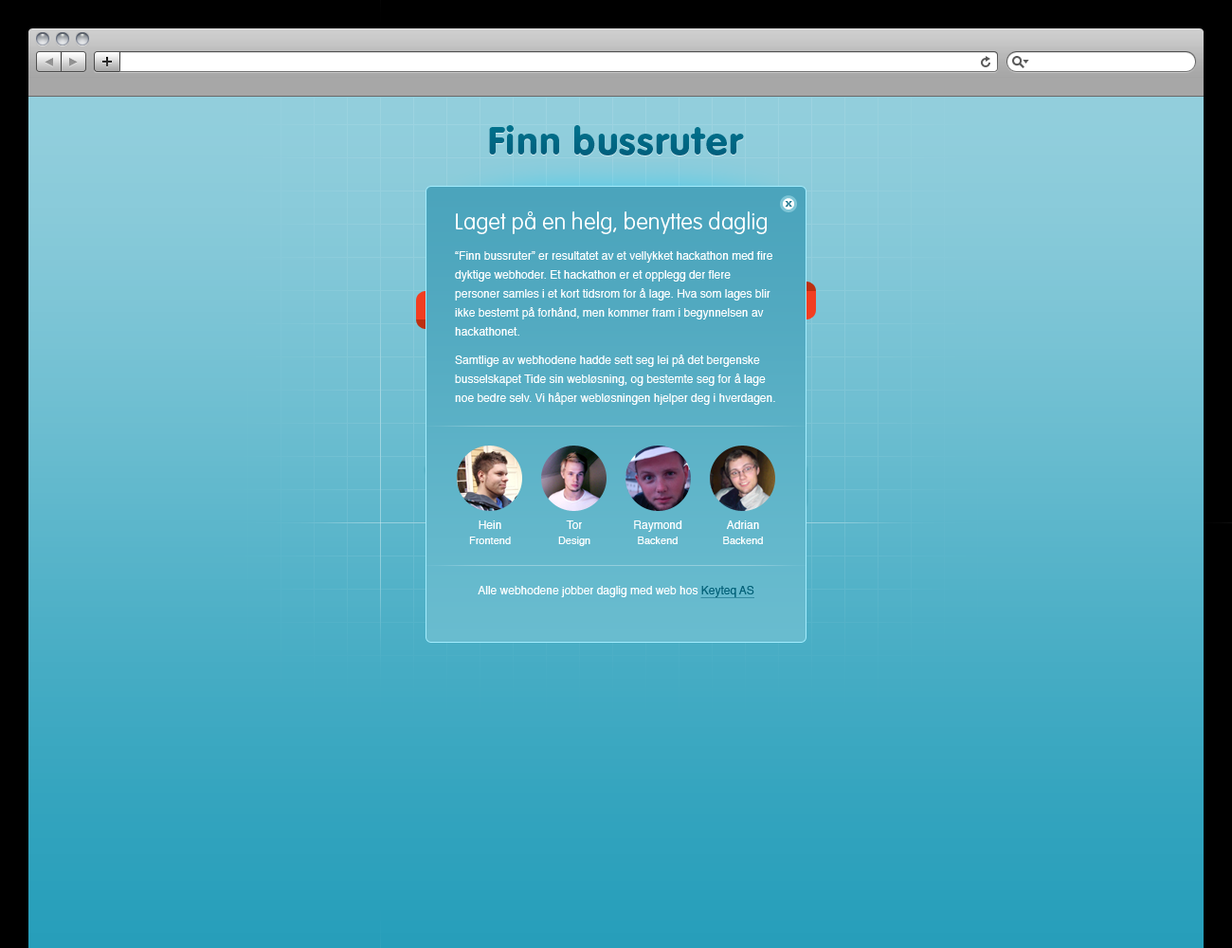
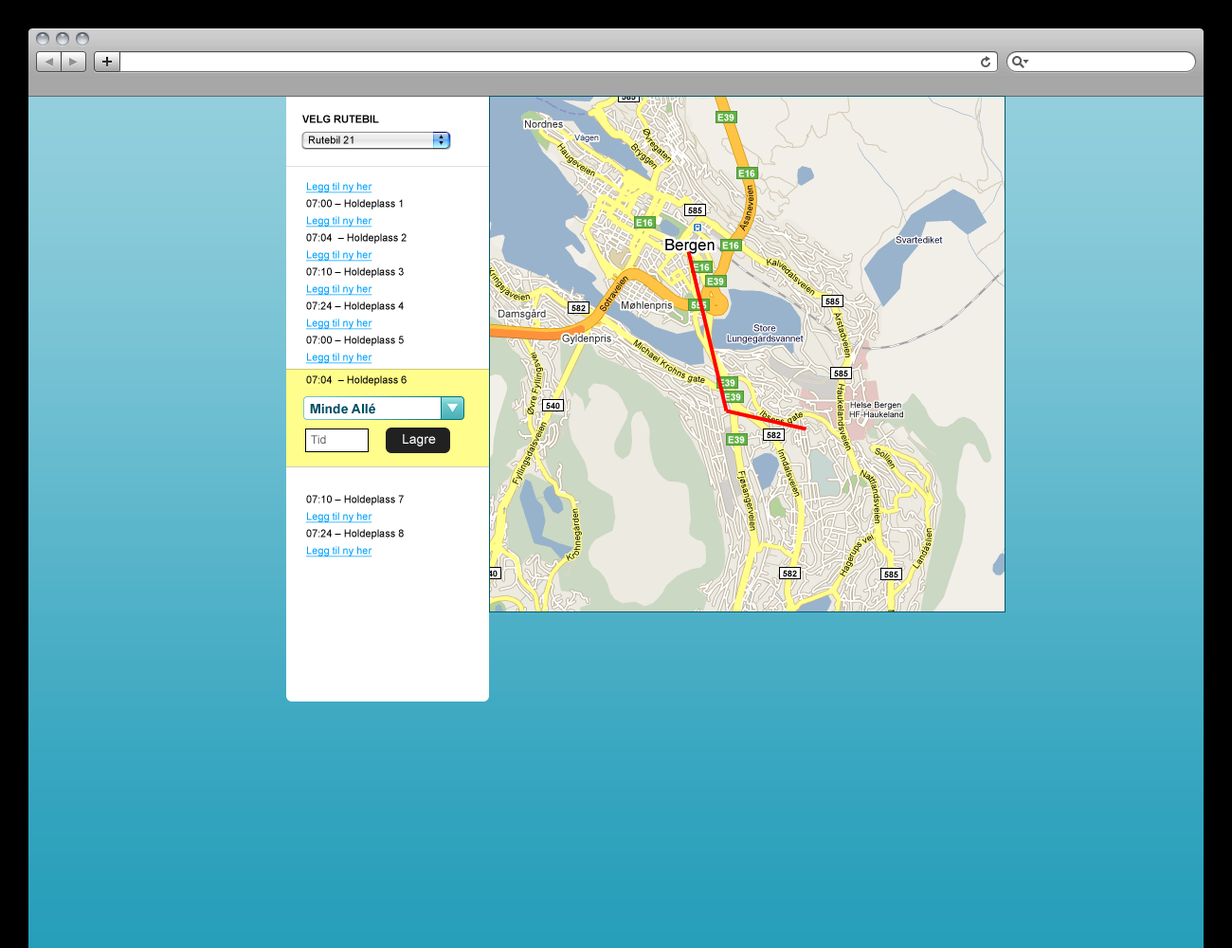
Layers edited between the first and the second 1232 × 948 image:
added group "Plotte inn ruter" with 19 layers above "Finn ruter" over (x1=286, y1=95, x2=1006, y2=702)
added layer "Legg til ny her 07:00 – Holdeplass 1 Legg til ny her 07:04 – H" in group "Plotte inn ruter" over (x1=306, y1=181, x2=407, y2=558)
added group "Ny" with 10 layers in group "Plotte inn ruter" over (x1=286, y1=368, x2=490, y2=467)
added group "Fra…" (1st of 2, in "Plotte inn ruter" › "Ny") with 4 layers in group "Ny" over (x1=303, y1=396, x2=465, y2=420)
added layer "Shape 8" (2nd of 6, in "Plotte inn ruter" › "Ny" › "Fra…") in group "Fra…" over (x1=303, y1=396, x2=451, y2=420)
added layer "Shape 20" in group "Ny" over (x1=385, y1=427, x2=451, y2=454)
added layer "Layer 22" in group "Ny" over (x1=286, y1=368, x2=490, y2=467)
added group "Pulldown" with 3 layers in group "Plotte inn ruter" over (x1=300, y1=114, x2=453, y2=151)
added layer "Pulldown Artwork" in group "Pulldown" over (x1=300, y1=130, x2=453, y2=151)
added layer "Layer 20" in group "Plotte inn ruter" over (x1=286, y1=96, x2=490, y2=702)
added layer "Layer 17" in group "Plotte inn ruter" over (x1=489, y1=95, x2=1006, y2=613)
hid group "Om Prosjektet" (24 layers), moved it into group "Finn ruter" over (x1=425, y1=185, x2=807, y2=643)
moved "To-Do" into group "Finn ruter" over (x1=836, y1=244, x2=1232, y2=665)
moved "Kontrollere" into group "Finn ruter" over (x1=442, y1=205, x2=788, y2=372)
moved "View" into group "Finn ruter" over (x1=416, y1=281, x2=817, y2=506)
moved "Finn bussruter" into group "Finn ruter" over (x1=489, y1=125, x2=744, y2=156)
moved "Shape 6" into group "Finn ruter" over (x1=425, y1=185, x2=807, y2=308)
moved "Glow" into group "Finn ruter" over (x1=420, y1=155, x2=823, y2=220)
moved "Hor-seperator" into group "Finn ruter" over (x1=263, y1=522, x2=1232, y2=524)
moved "Grid" into group "Finn ruter" over (x1=263, y1=97, x2=1006, y2=702)
…and 11 more changes (9 added, 2 stack)
